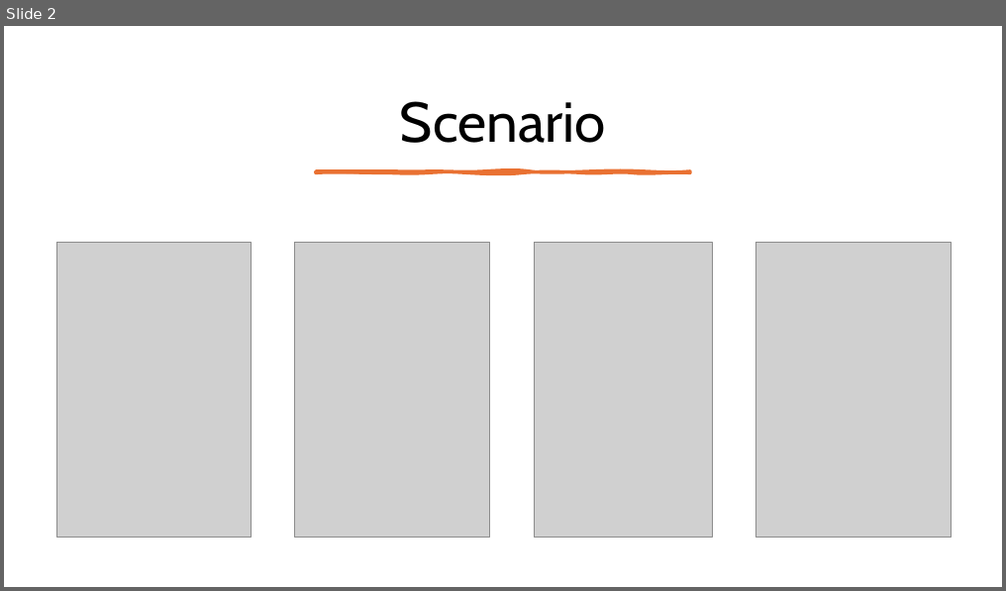
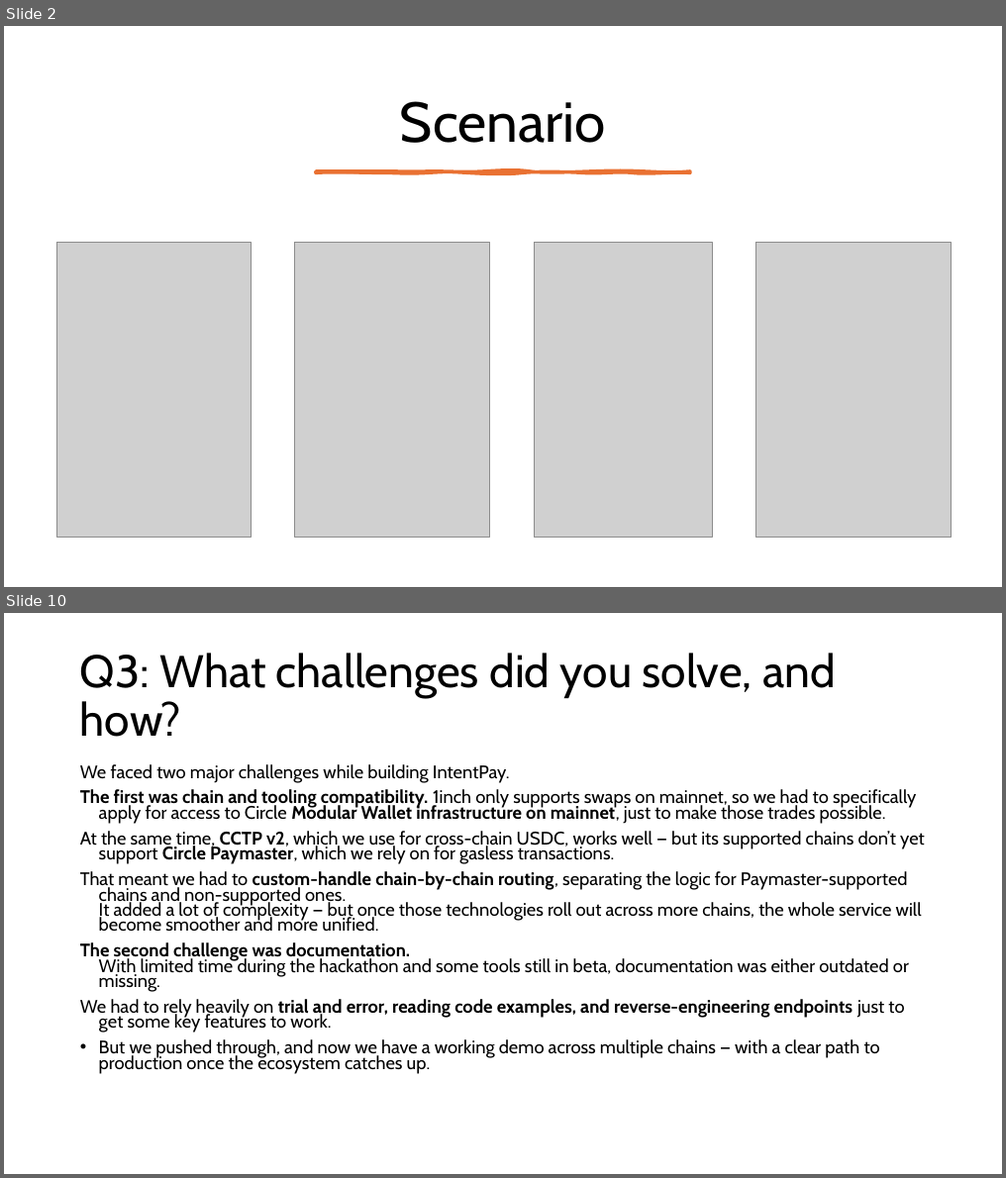
Before and after one commit to IntentPay/intent-pay, a slide deck: doc/ETH Global - IntentPay.pptx. Shown one above the other, each under a label of ours: slide 2 before the commit, slides 2 and 10 after it; the slides between them are not shown. The pictures are 1006x591 and 1006x1178 pixels, drawn with LibreOffice and Linux fonts; fonts in the diff are those of the drawing; grey boxes stand for pictures. Boxes give left, top, right and bottom in pixels: in the first picture for what was removed or moved away, otherwise in the second. Text is boxed around its words. In the diff, an @@ line names an element or a change of style, - is before the commit and + after.

```diff
--- a/doc/ETH Global - IntentPay.pptx
+++ b/doc/ETH Global - IntentPay.pptx
@@ slide 10 added at (4, 613, 1002, 1174), background #FFFFFF @@
@@ title added at (80, 653, 836, 737), 44 pt, text #000000 @@
+Q3: What challenges did you solve, and how?
@@ text added at (80, 764, 925, 1074), 17.5 pt, text #000000 @@
+We faced two major challenges while building IntentPay.
+The first was chain and tooling compatibility. 1inch only supports swaps on mainnet, so we had to specifically apply for access to Circle Modular Wallet infrastructure on mainnet, just to make those trades possible.
+At the same time, CCTP v2, which we use for cross-chain USDC, works well — but its supported chains don’t yet support Circle Paymaster, which we rely on for gasless transactions.
+That meant we had to custom-handle chain-by-chain routing, separating the logic for Paymaster-supported chains and non-supported ones.
+It added a lot of complexity — but once those technologies roll out across more chains, the whole service will become smoother and more unified.
+The second challenge was documentation.
+With limited time during the hackathon and some tools still in beta, documentation was either outdated or missing.
+We had to rely heavily on trial and error, reading code examples, and reverse-engineering endpoints just to get some key features to work.
+• But we pushed through, and now we have a working demo across multiple chains — with a clear path to production once the ecosystem catches up.
```
Also in this commit, not shown: 6 slides changed, 3 other slides added.
